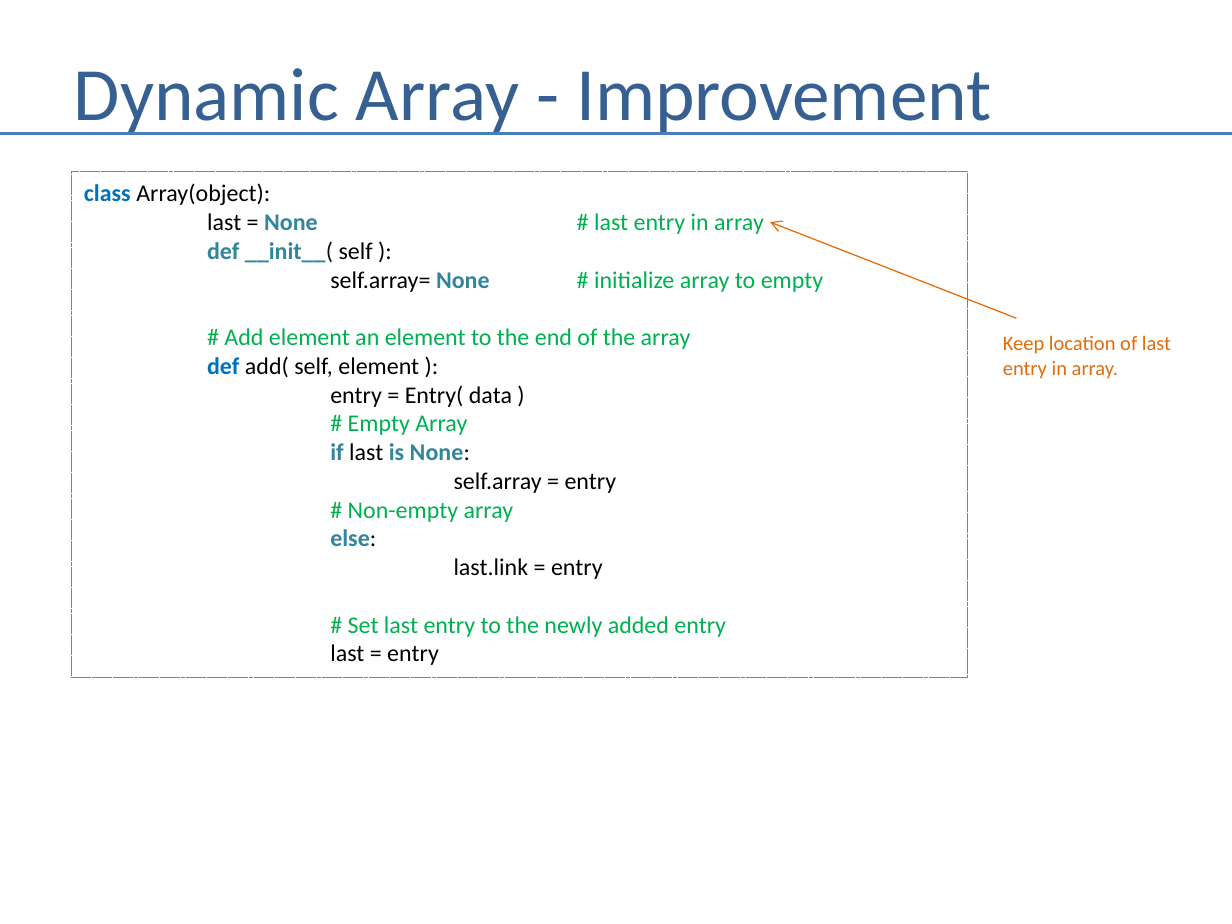
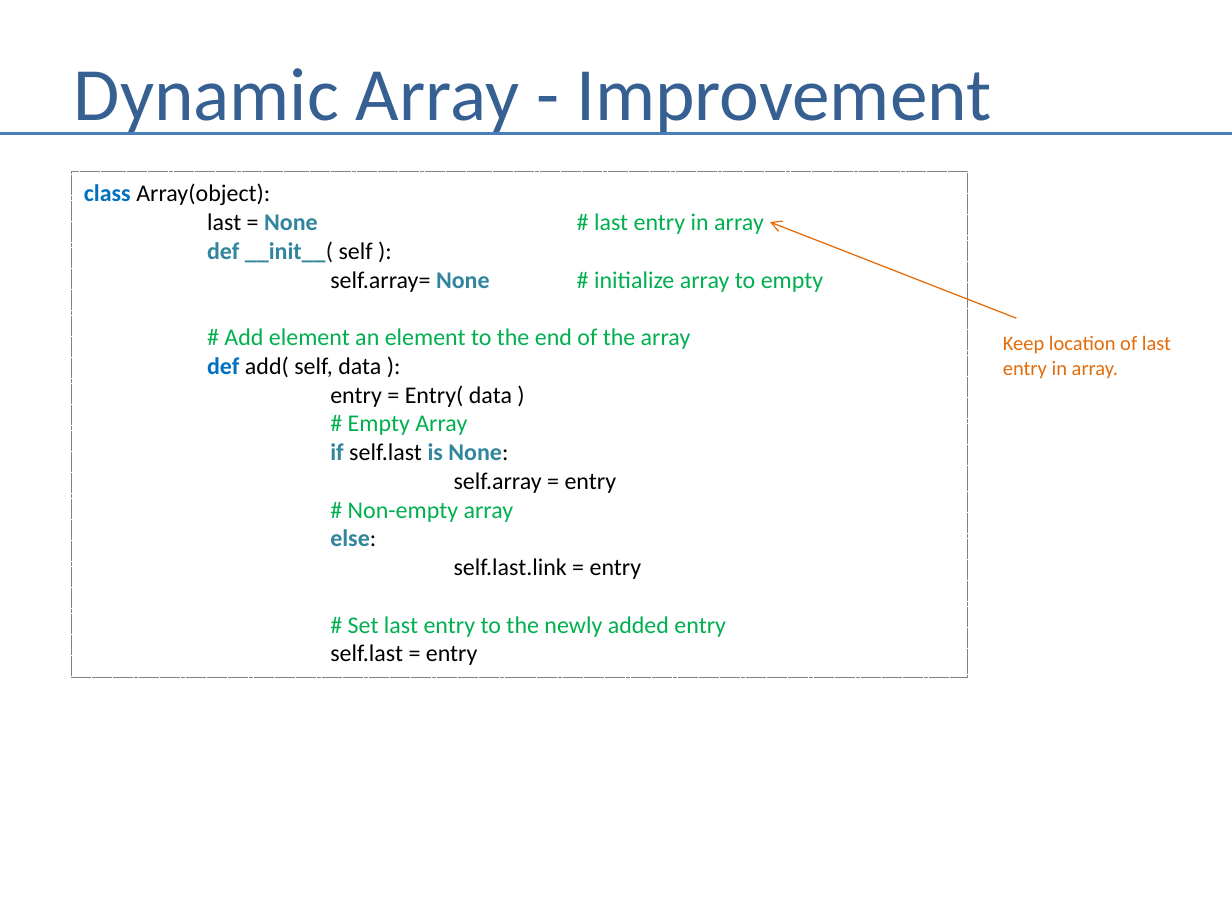
Before and after one commit to andrewferlitsch/Portland-Data-Science-Group, a slide deck: slide 13 of Presentations/Whiteboarding.pptx. Drawn at 1232x924 pixels with LibreOffice and Linux fonts; fonts in the diff are those of the drawing. Boxes give left, top, right and bottom in pixels: in the first picture for what was removed or moved away, otherwise in the second. Text is boxed around its words. In the diff, an @@ line names an element or a change of style, - is before the commit and + after.

```diff
--- a/Presentations/Whiteboarding.pptx
+++ b/Presentations/Whiteboarding.pptx
@@ text in rectangle at [207, 356, 381, 377]: text changed @@
-def add( self, element ):
+def add( self, data ):
@@ text in rectangle at [330, 443, 508, 460]: text changed; text colour #31859C to #000000; bold off @@
-if last is None:
+if self.last is None:
@@ text in rectangle at [454, 558, 642, 579]: text changed @@
-last.link = entry
+self.last.link = entry
@@ text in rectangle at [330, 644, 478, 665]: text changed @@
-last = entry
+self.last = entry
```
Also in this commit, not shown: 6 other slides changed.
